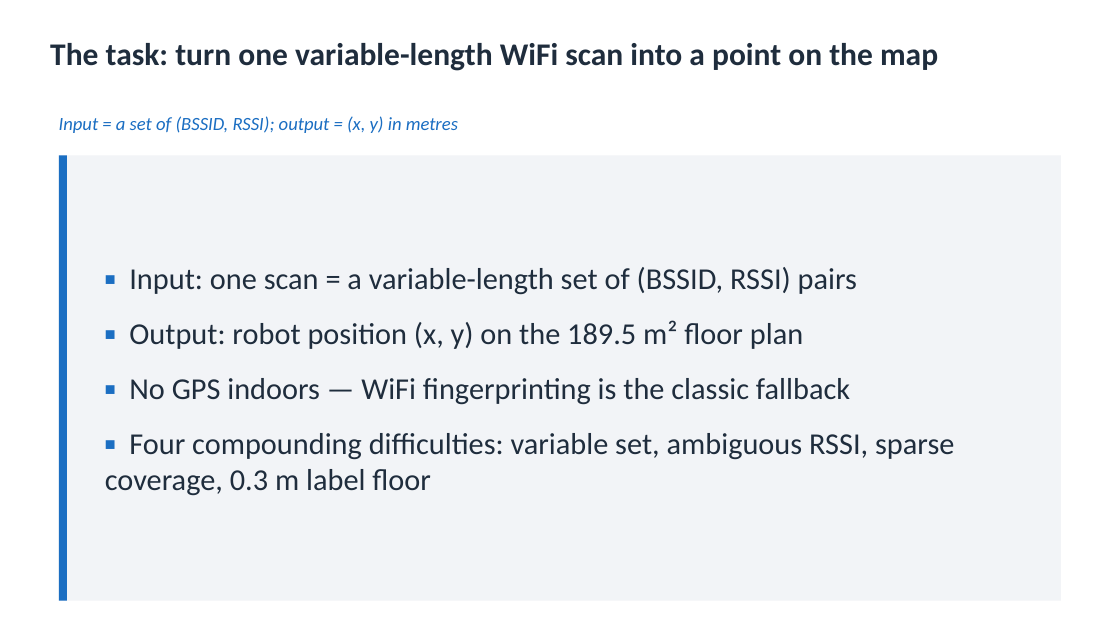
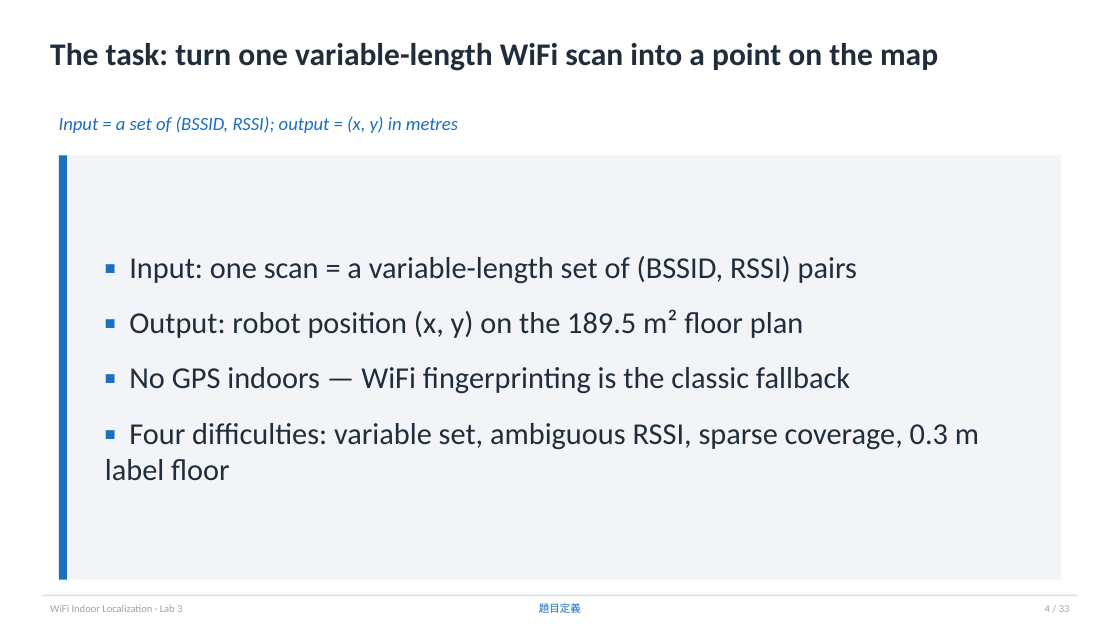
Before and after one commit to kmliy901054/cv2x-wifi-fingerprint, a slide deck: slide 4 of lab3/outputs/slides/lab3_presentation.pptx. Drawn at 1120x630 pixels with LibreOffice and Linux fonts; fonts in the diff are those of the drawing. Boxes give left, top, right and bottom in pixels: in the first picture for what was removed or moved away, otherwise in the second. Text is boxed around its words. In the diff, an @@ line names an element or a change of style, - is before the commit and + after.

```diff
--- a/lab3/outputs/slides/lab3_presentation.pptx
+++ b/lab3/outputs/slides/lab3_presentation.pptx
@@ rectangle: place and size @@
-rectangle at [59,155,1061,601]
+rectangle at [59,155,1061,580]
@@ rectangle: place and size @@
-rectangle at [59,155,67,601]
+rectangle at [59,155,67,580]
@@ text at [105,423,979,480]: text changed @@
-▪ Four compounding difficulties: variable set, ambiguous RSSI, sparse coverage, 0.3 m label floor
+▪ Four difficulties: variable set, ambiguous RSSI, sparse coverage, 0.3 m label floor
@@ rectangle added at [42,595,1078,597], fill #D8DEE6 @@
@@ text added at [50,605,182,612], 9 pt, text #99A3AF @@
+WiFi Indoor Localization · Lab 3
@@ text added at [539,603,581,613], 9 pt, text #1B6EC2 @@
+題目定義
@@ text added at [1045,605,1070,612], 9 pt, text #99A3AF @@
+4 / 33
```
Also in this commit, not shown: 21 other slides changed, 7 slides added.
